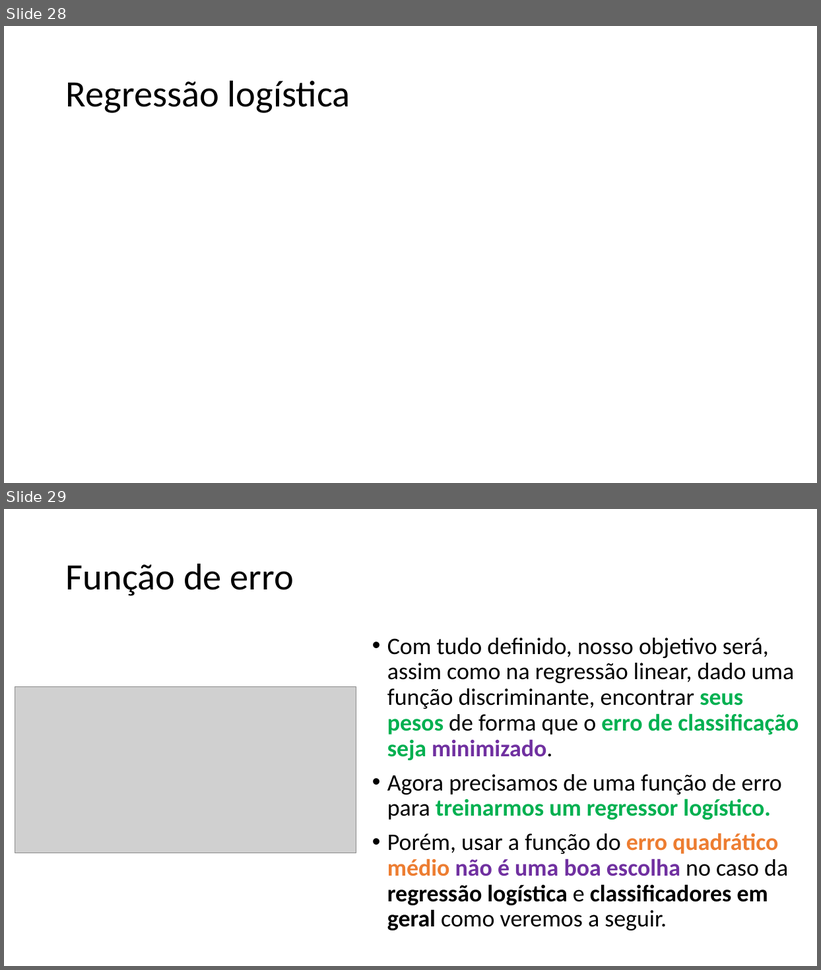
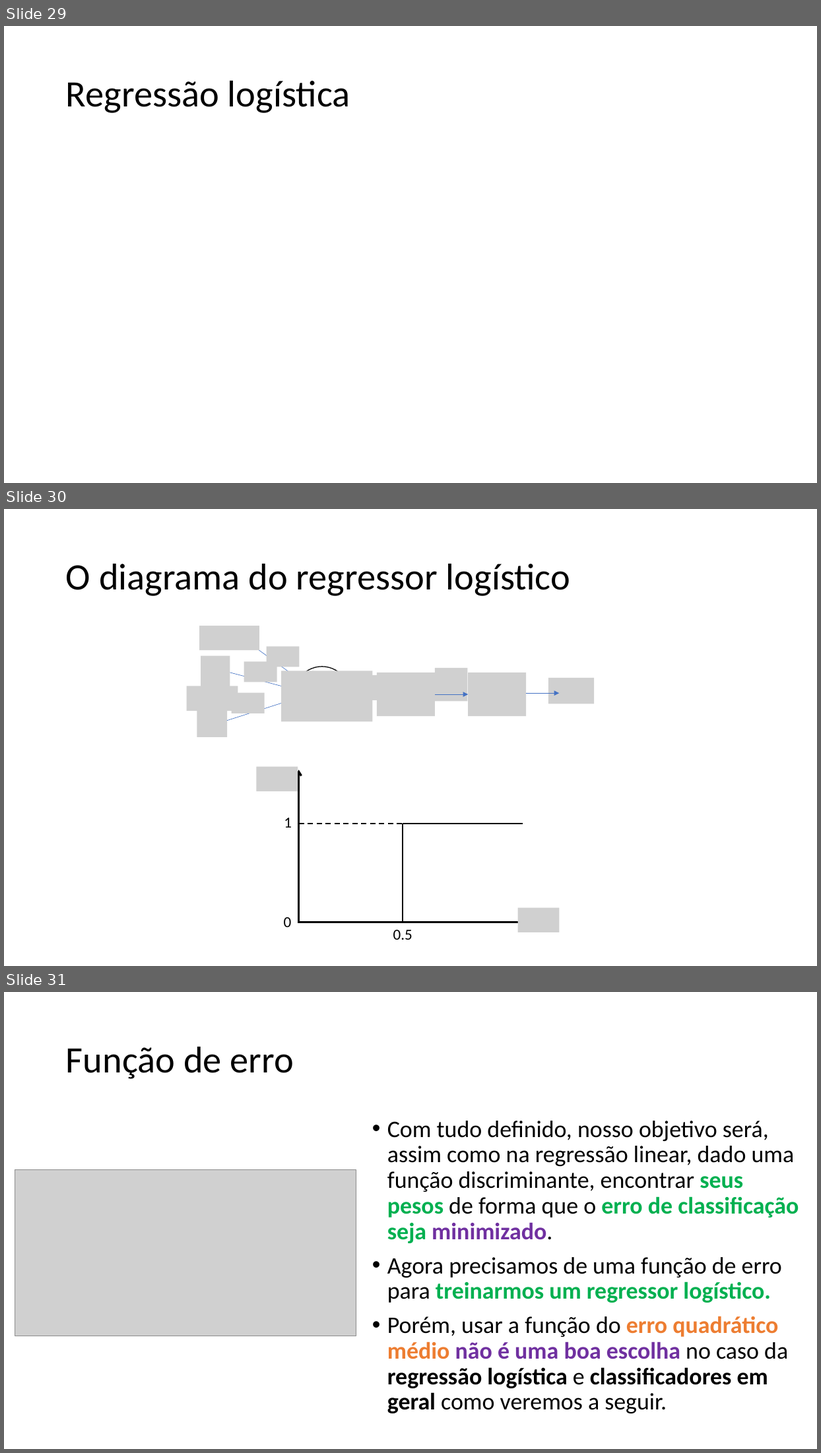
Before and after one commit to zz4fap/c24_inteligencia_artificial, a slide deck: slides/C24_Classificação.pptx. Shown one above the other, each under a label of ours: slides 28 and 29 before the commit, slides 29, 30 and 31 after it. The pictures are 821x970 and 821x1453 pixels, drawn with LibreOffice and Linux fonts; fonts in the diff are those of the drawing; grey boxes stand for pictures. Boxes give left, top, right and bottom in pixels: in the first picture for what was removed or moved away, otherwise in the second. Text is boxed around its words. In the diff, an @@ line names an element or a change of style, - is before the commit and + after.

```diff
--- a/slides/C24_Classificação.pptx
+++ b/slides/C24_Classificação.pptx
@@ slide 30 added at box(4, 509, 817, 966), background #FFFFFF @@
@@ title added at box(66, 563, 570, 596), 44 pt, text #000000 @@
+O diagrama do regressor logístico
@@ picture added at box(199, 626, 259, 650) @@
@@ arrow added from (253, 646) to (299, 680), #4472C4 0.5 pt @@
@@ picture added at box(266, 647, 299, 667) @@
@@ picture added at box(201, 656, 230, 690) @@
@@ picture added at box(244, 661, 277, 682) @@
@@ ellipse added at box(295, 667, 350, 721), outline #000000 1 pt @@
@@ picture added at box(186, 686, 238, 711) @@
@@ arrow added from (230, 673) to (295, 690), #4472C4 0.5 pt @@
@@ picture added at box(282, 671, 373, 722) @@
@@ picture added at box(350, 675, 380, 700) @@
@@ picture added at box(377, 673, 435, 716) @@
@@ picture added at box(435, 668, 468, 702) @@
@@ picture added at box(468, 673, 526, 716) @@
@@ picture added at box(548, 678, 595, 704) @@
@@ picture added at box(197, 704, 226, 738) @@
@@ arrow added from (227, 721) to (294, 699), #4472C4 0.5 pt @@
@@ picture added at box(232, 693, 265, 714) @@
@@ arrow added from (350, 694) to (377, 694), #4472C4 0.5 pt @@
@@ arrow added from (435, 694) to (468, 694), #4472C4 0.5 pt @@
@@ arrow added from (526, 693) to (560, 693), #4472C4 0.5 pt @@
@@ group added at box(257, 767, 560, 940): 3 lines, 3 texts, 2 arrows, 2 pictures @@
+1
+0.5
+0
@@ what was slide 28 is now slide 29 @@
@@ what was slide 29 is now slide 31 @@
```
Also in this commit, not shown: 1 other slide added, 2 other files.
